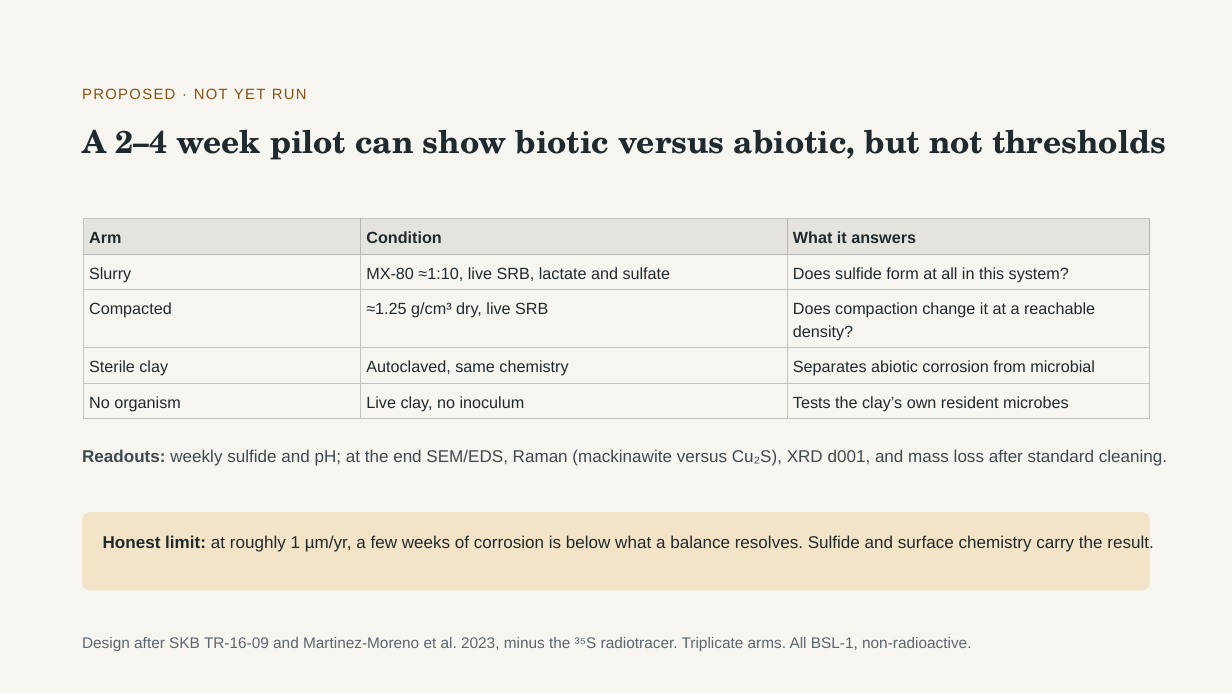
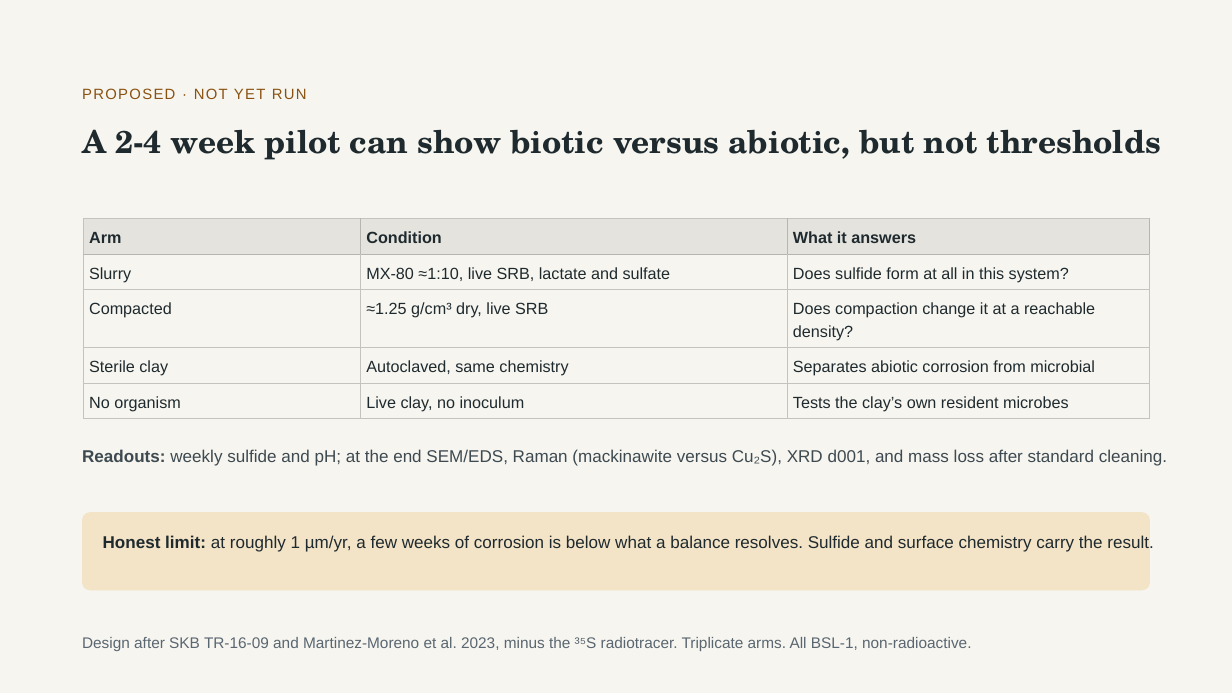
Before and after one commit to aurascoper/flow-cytometry-model-bridge, a slide deck: slide 13 of presentations/Clay_Microbes_Metal_22slides_Flow_Cytometry_Addendum.pptx. Drawn at 1232x693 pixels with LibreOffice and Linux fonts; fonts in the diff are those of the drawing. Boxes give left, top, right and bottom in pixels: in the first picture for what was removed or moved away, otherwise in the second. Text is boxed around its words. In the diff, an @@ line names an element or a change of style, - is before the commit and + after.

```diff
--- a/presentations/Clay_Microbes_Metal_22slides_Flow_Cytometry_Addendum.pptx
+++ b/presentations/Clay_Microbes_Metal_22slides_Flow_Cytometry_Addendum.pptx
@@ title at [82, 129, 1161, 160]: text changed @@
-A 2–4 week pilot can show biotic versus abiotic, but not thresholds
+A 2-4 week pilot can show biotic versus abiotic, but not thresholds
```
Also in this commit, not shown: 14 other slides changed, 35 other files.
